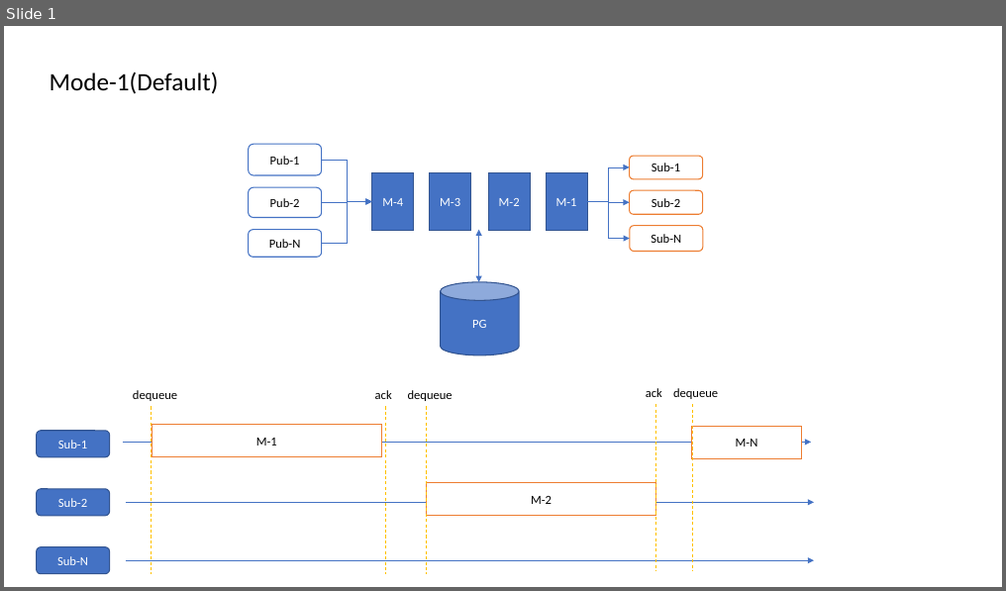
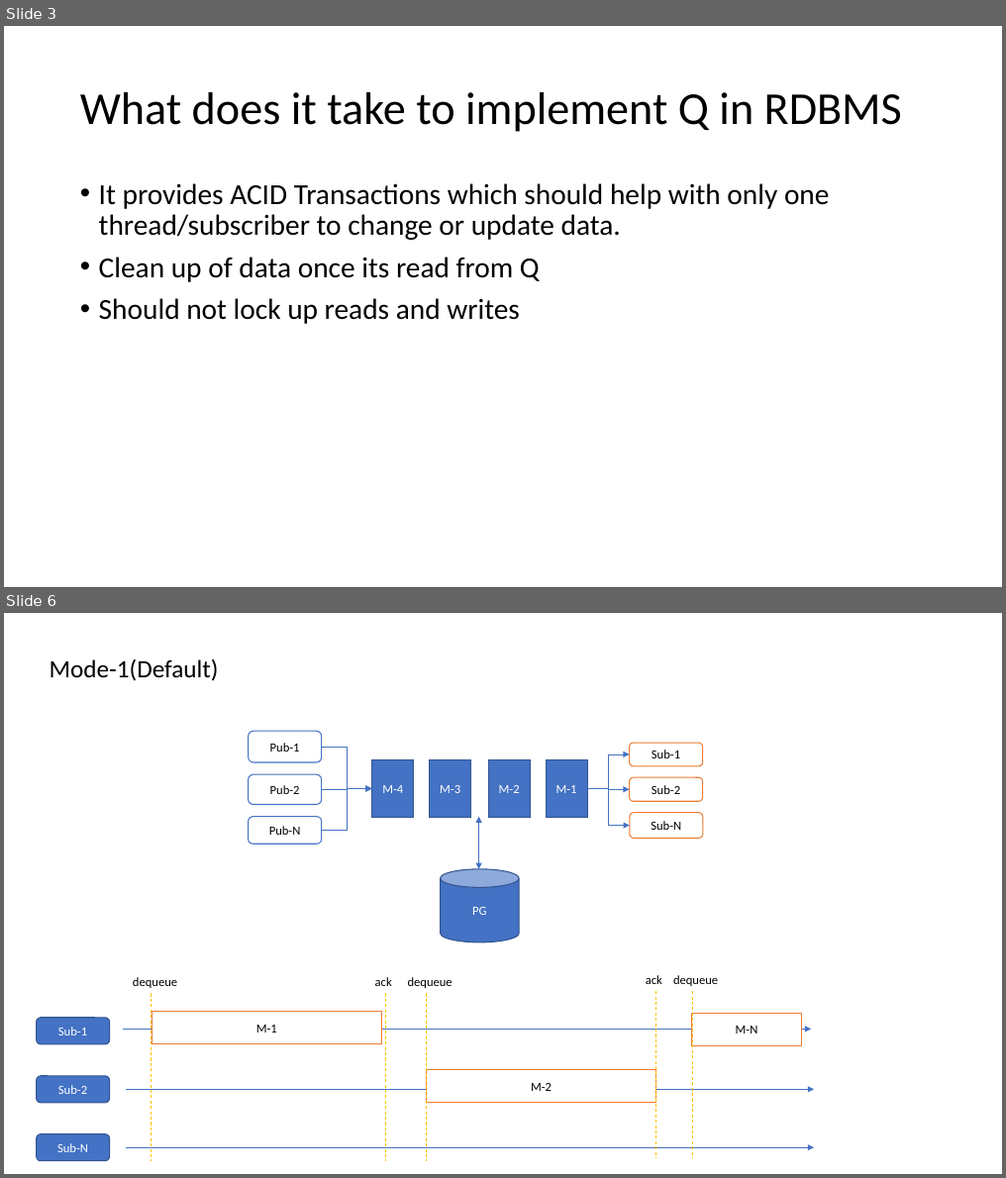
Before and after one commit to LRagji/pg-queue, a slide deck: docs/Modes.pptx. Shown one above the other, each under a label of ours: slide 1 before the commit, slides 3 and 6 after it; the slides between them are not shown. The pictures are 1006x591 and 1006x1178 pixels, drawn with LibreOffice and Linux fonts; fonts in the diff are those of the drawing. Boxes give left, top, right and bottom in pixels: in the first picture for what was removed or moved away, otherwise in the second. Text is boxed around its words. In the diff, an @@ line names an element or a change of style, - is before the commit and + after.

```diff
--- a/docs/Modes.pptx
+++ b/docs/Modes.pptx
@@ slide 3 added at [4, 26, 1002, 587], background #FFFFFF @@
@@ title added at [80, 92, 902, 132], 44 pt, text #000000 @@
+What does it take to implement Q in RDBMS
@@ text added at [99, 183, 829, 324], 28 pt, text #000000 @@
+• It provides ACID Transactions which should help with only one thread/subscriber to change or update data.
+• Clean up of data once its read from Q
+• Should not lock up reads and writes
@@ what was slide 1 is now slide 6 @@
```
Also in this commit, not shown: 4 other slides added, 4 other files.
